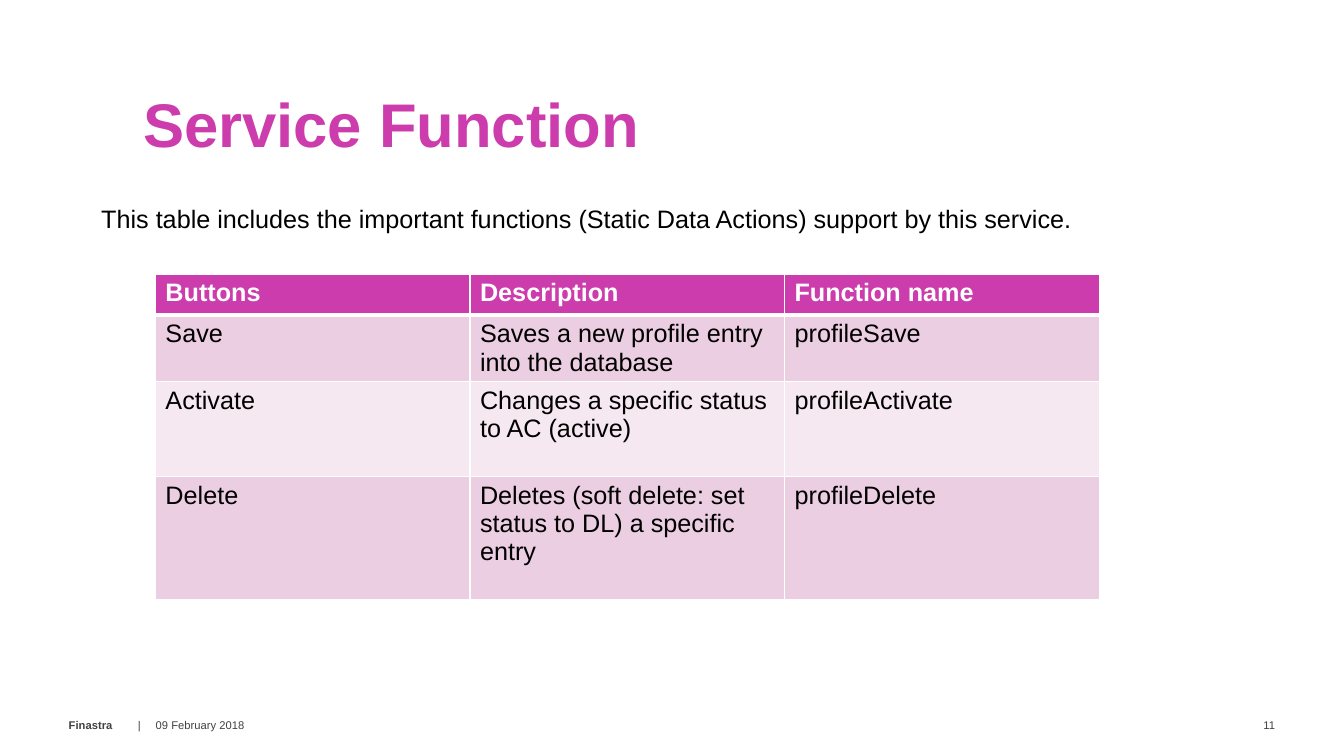
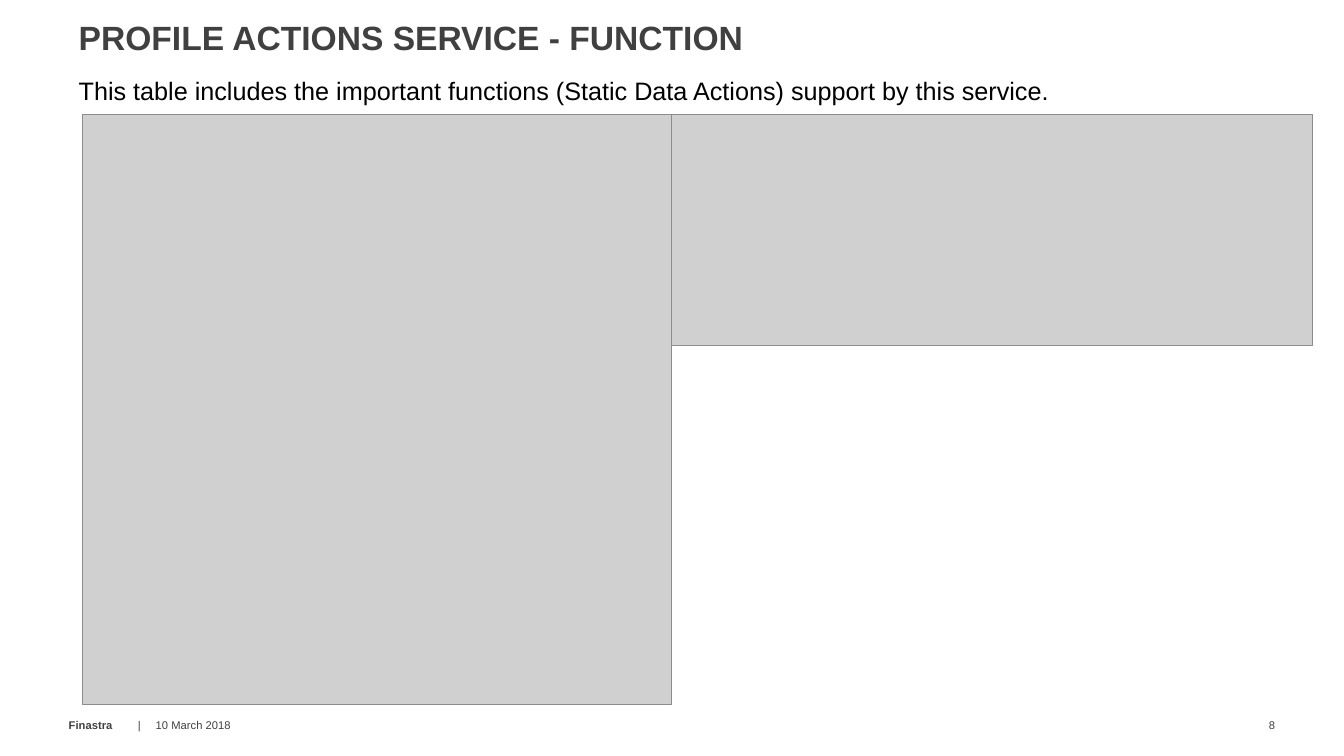
Before and after one commit to alexfinastra/IntegrationWorkshop, a slide deck: slide 8 of documentation/11 SOA Services - Static Data.pptx (slide 11 before the commit). Drawn at 1344x756 pixels with LibreOffice and Linux fonts; fonts in the diff are those of the drawing; grey boxes stand for pictures; background and template pictures are left out. Boxes give left, top, right and bottom in pixels: in the first picture for what was removed or moved away, otherwise in the second. Text is boxed around its words. In the diff, an @@ line names an element or a change of style, - is before the commit and + after.

```diff
--- a/documentation/11 SOA Services - Static Data.pptx
+++ b/documentation/11 SOA Services - Static Data.pptx
@@ text added at (x1=79, y1=26, x2=743, y2=51), 24 pt, text #404040, bold @@
+PROFILE ACTIONS SERVICE - FUNCTION
@@ text "This table includes the important ..." moved from (x1=101, y1=209, x2=1071, y2=234) to (x1=79, y1=81, x2=1049, y2=106) @@
@@ picture added at (x1=83, y1=114, x2=671, y2=705) @@
@@ text removed at (x1=143, y1=102, x2=639, y2=148) @@
-Service Function
@@ picture added at (x1=671, y1=114, x2=1313, y2=346) @@
@@ table removed at (x1=155, y1=274, x2=1099, y2=618), 4 rows, 3 columns @@
-Buttons | Description | Function name
-Save | Saves a new profile entry into the database | profileSave
-Activate | Changes a specific status to AC (active) | profileActivate
-Delete | Deletes (soft delete: set status to DL) a specific entry | profileDelete
@@ text at (x1=156, y1=721, x2=231, y2=729): text changed @@
-09 February 2018
+10 March 2018
@@ page number at (x1=1269, y1=721, x2=1275, y2=729): text changed @@
-11
+8
```
Also in this commit, not shown: 9 other slides changed, 4 slides removed, 20 other files.
